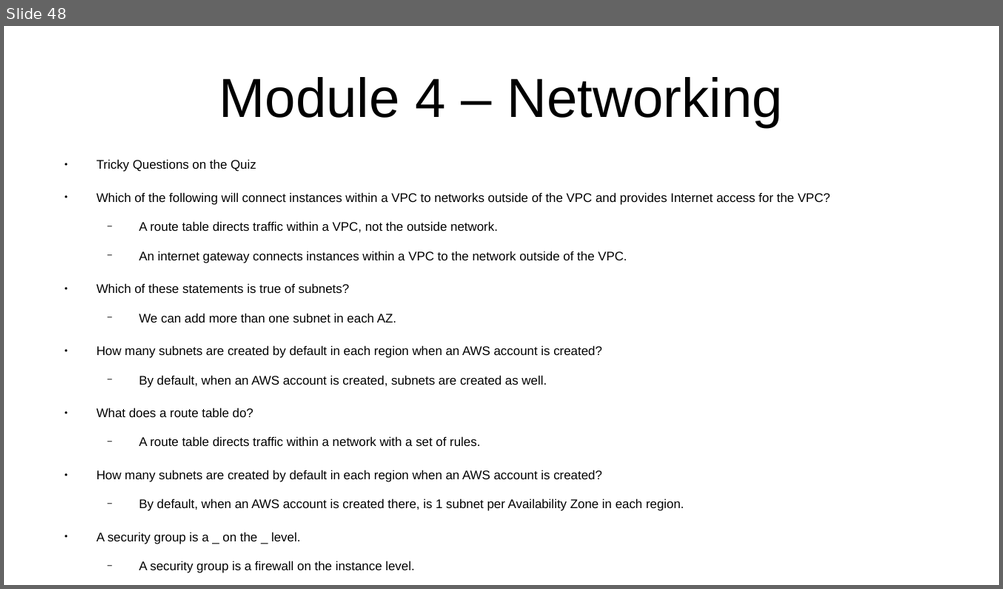
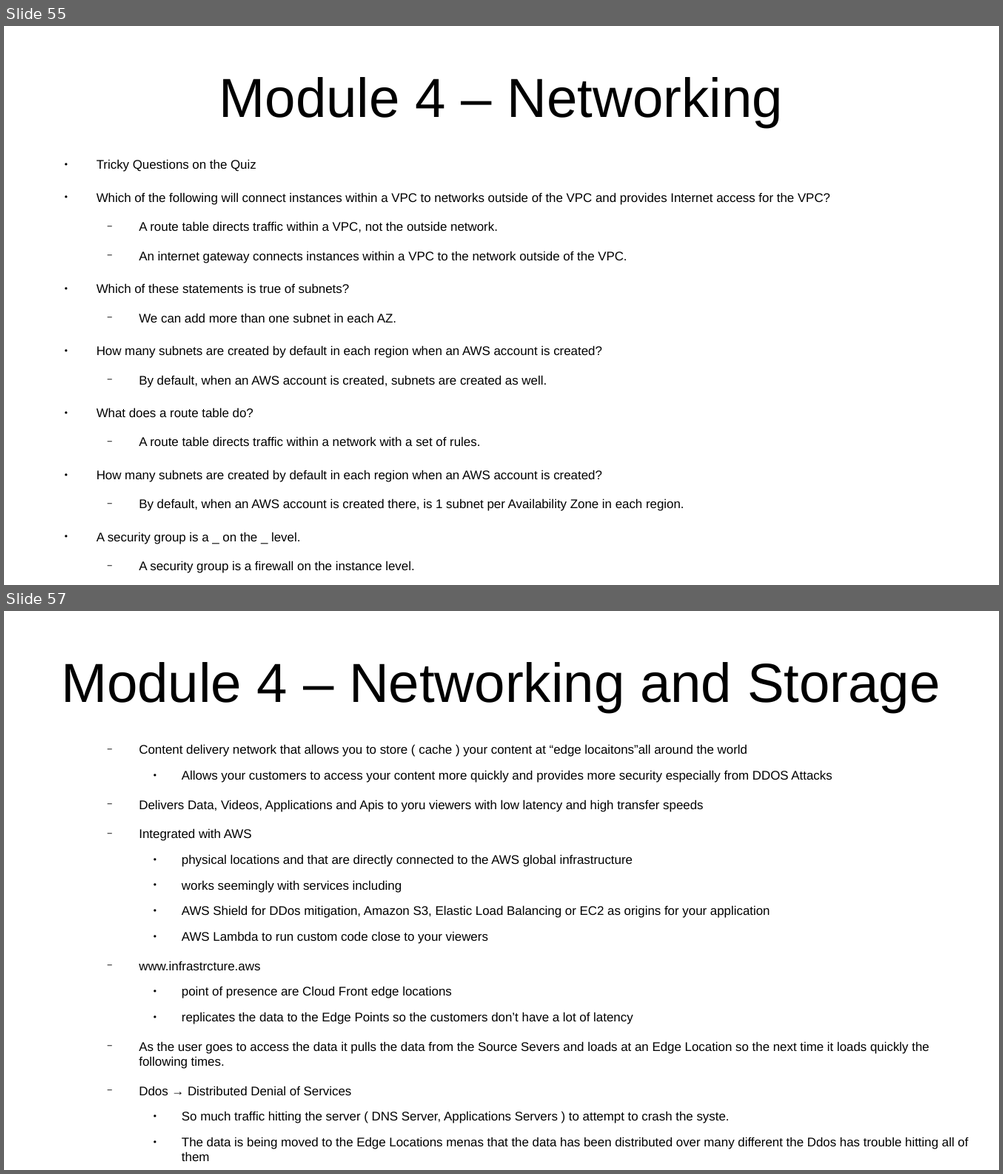
Before and after one commit to CharlesStockman/notesFromCourses, a slide deck: aws/cloud_practitioner/AWS.odp. Shown one above the other, each under a label of ours: slide 48 before the commit, slides 55 and 57 after it; the slides between them are not shown. The pictures are 1003x589 and 1003x1174 pixels, drawn with LibreOffice and Linux fonts; fonts in the diff are those of the drawing. Boxes give left, top, right and bottom in pixels: in the first picture for what was removed or moved away, otherwise in the second. Text is boxed around its words. In the diff, an @@ line names an element or a change of style, - is before the commit and + after.

```diff
--- a/aws/cloud_practitioner/AWS.odp
+++ b/aws/cloud_practitioner/AWS.odp
@@ slide 57 added at [4, 611, 999, 1170], background #FFFFFF @@
@@ title added at [61, 662, 940, 712], 44 pt, text #000000 @@
+Module 4 – Networking and Storage
@@ text added at [139, 744, 967, 1162], 10 pt, text #000000 @@
+  − Content delivery network that allows you to store ( cache ) your content at “edge locaitons”all around the world
+    ● Allows your customers to access your content more quickly and provides more security especially from DDOS Attacks
+  − Delivers Data, Videos, Applications and Apis to yoru viewers with low latency and high transfer speeds
+  − Integrated with AWS
+    ● physical locations and that are directly connected to the AWS global infrastructure
+    ● works seemingly with services including
+    ● AWS Shield for DDos mitigation, Amazon S3, Elastic Load Balancing or EC2 as origins for your application
+    ● AWS Lambda to run custom code close to your viewers
+  − www.infrastrcture.aws
+    ● point of presence are Cloud Front edge locations
+    ● replicates the data to the Edge Points so the customers don’t have a lot of latency
+  − As the user goes to access the data it pulls the data from the Source Severs and loads at an Edge Location so the next time it loads quickly the following times.
+  − Ddos → Distributed Denial of Services
+    ● So much traffic hitting the server ( DNS Server, Applications Servers ) to attempt to crash the syste.
+    ● The data is being moved to the Edge Locations menas that the data has been distributed over many different the Ddos has trouble hitting all of them
@@ what was slide 48 is now slide 55 @@
```
Also in this commit, not shown: 9 slides changed, 16 other slides added, 2 other files.
